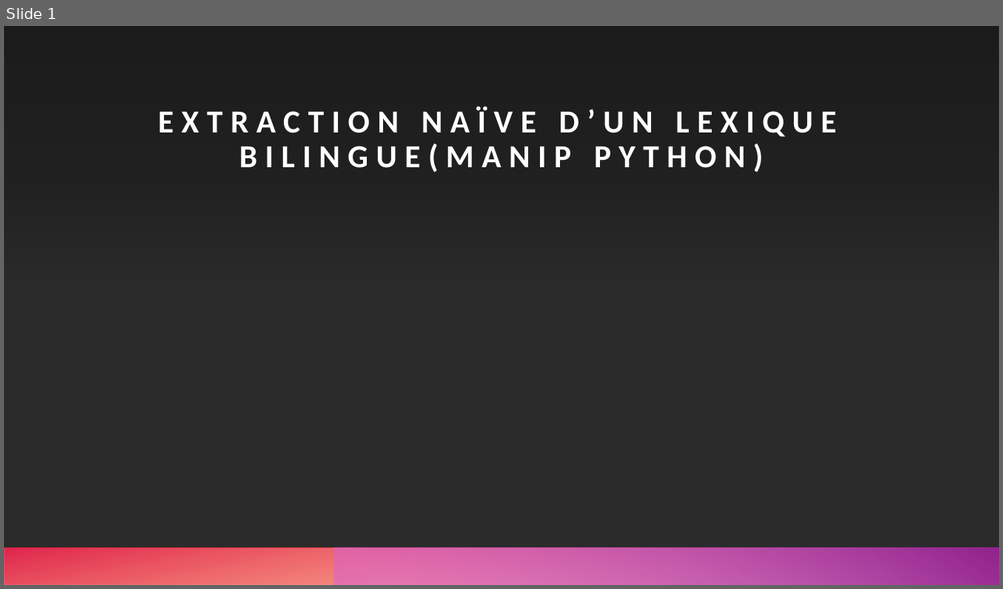
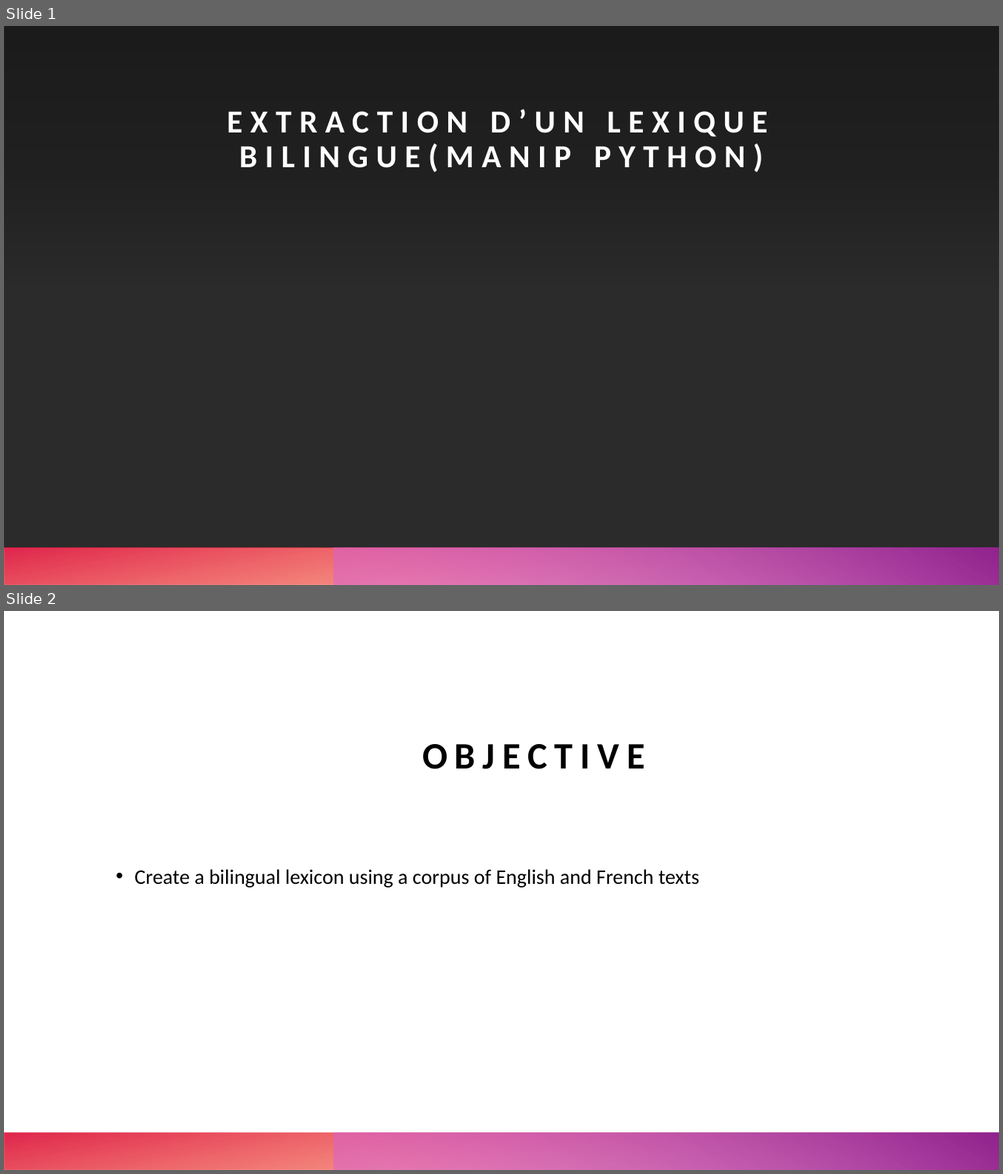
Before and after one commit to armandstrickernlp/NLP_Inalco, a slide deck: slides/S1_cours5.pptx. Shown one above the other, each under a label of ours: slide 1 before the commit, slides 1 and 2 after it. The pictures are 1003x589 and 1003x1174 pixels, drawn with LibreOffice and Linux fonts; fonts in the diff are those of the drawing; background and template pictures are left out; a plain dark background stands for a picture behind light text. Boxes give left, top, right and bottom in pixels: in the first picture for what was removed or moved away, otherwise in the second. Text is boxed around its words. In the diff, an @@ line names an element or a change of style, - is before the commit and + after.

```diff
--- a/slides/S1_cours5.pptx
+++ b/slides/S1_cours5.pptx
@@ slide 2 added at (4, 611, 999, 1170), background #FFFFFF; not listed: 1 template element that a slide beside it also shows @@
@@ title added at (422, 744, 645, 769), 36 pt, text #000000, bold @@
+OBJECTIVE
@@ text added at (134, 869, 699, 888), 20 pt, text #000000 @@
+• Create a bilingual lexicon using a corpus of English and French texts
@@ rectangle added at (4, 1133, 999, 1170), fill gradient #FE4A00 to #DA002F @@
@@ slide 1 changed as well @@
@@ title at (227, 109, 768, 173): text changed @@
-EXTRACTION NAÏVE D’UN LEXIQUE BILINGUE(MANIP PYTHON)
+EXTRACTION D’UN LEXIQUE BILINGUE(MANIP PYTHON)
```
Also in this commit, not shown: 10 other slides added, 1 slide removed.
